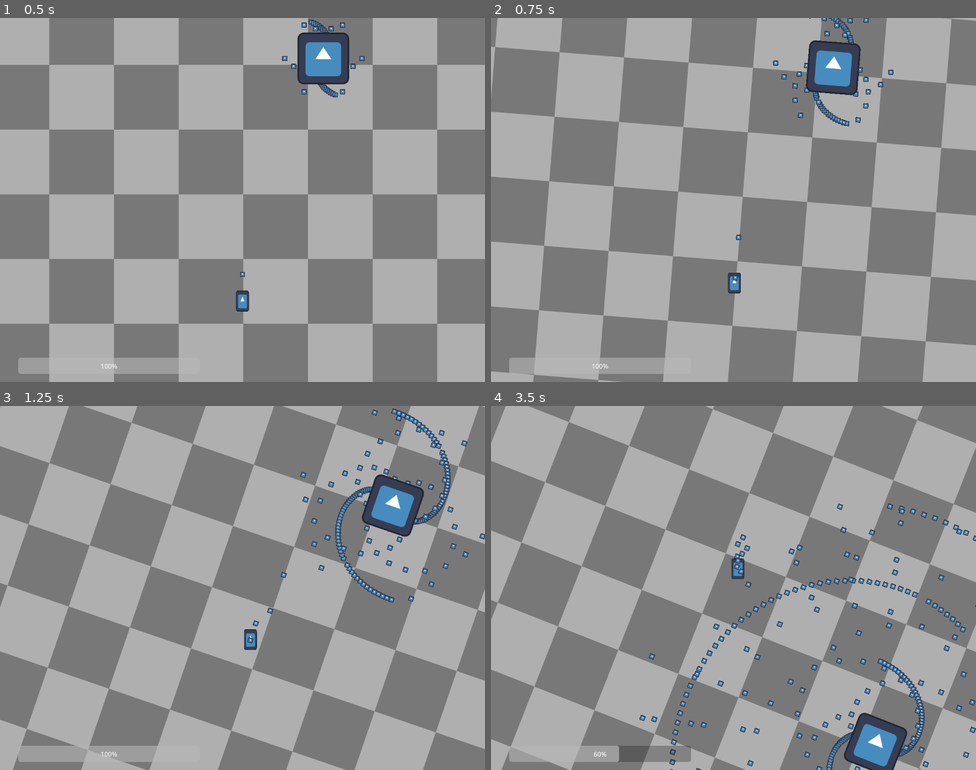
Above: before the commit, frames 1-4 (two rows, left to right).
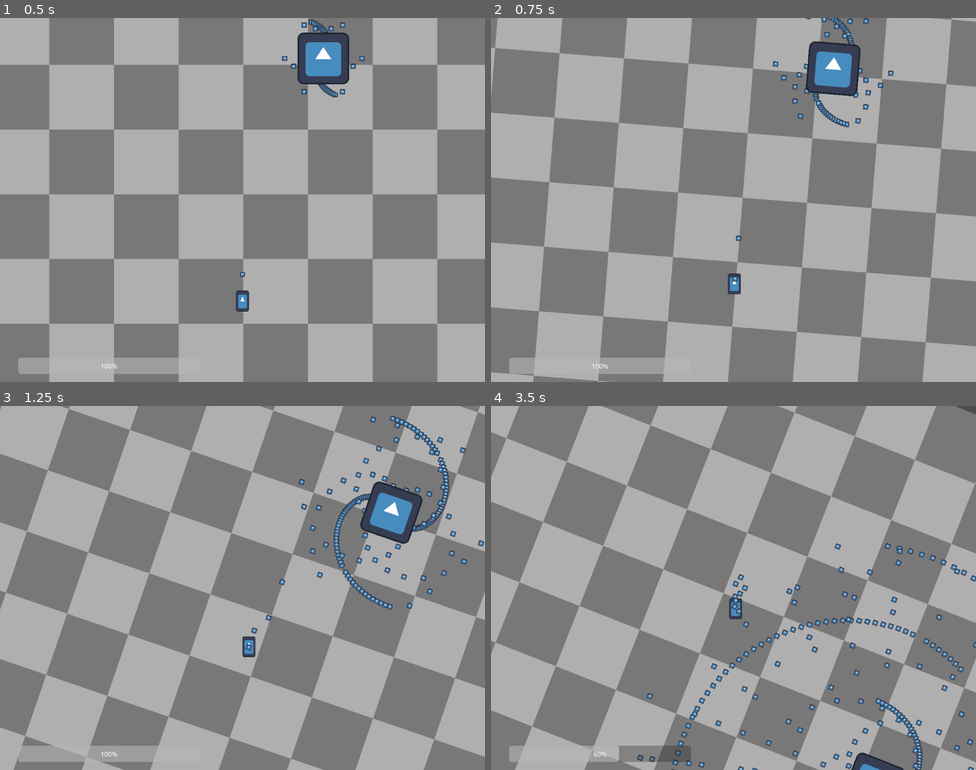
Above: after the commit, the same moments.

Repository: AustereTriceratops/BulletHellEngine
Game: Godot game, scene res://levels/level.tscn
Same seed, same stepped clock (60 frames per second), same inputs: the game is played once before the commit and once after it. The engine's default icon, where the game draws it, is replaced by a stand-in: a white triangle on a blue panel in a dark square.
Inputs (mouse positions are in pixels of both pictures, inside the frame that each line leads up to):
- Up to frame 1 (0.5 s): no input
- Up to frame 2 (0.75 s): move the mouse to (757, 200) at 0.52 s; hold W (player_up) from 0.53 s (still down); hold Q (look_left) from 0.53 s (still down)
- Up to frame 3 (1.25 s): keep holding W (player_up); keep holding Q (look_left)
- Up to frame 4 (3.5 s): keep holding W (player_up); move the mouse to (709, 588) at 1.27 s; release Q (look_left) at 1.28 s; tap E (look_right) at 1.35 s; move the mouse to (743, 580) at 2.02 s; hold Shift (shift) 2.03-2.78 s; move the mouse to (728, 595) at 2.77 s; tap Q (look_left) at 2.85 s

Frame 1 is identical in both runs. In frame 2, 2.1% of the frame differs, in the area x 0-100%, y 0-100%; in frame 3, 16%; in frame 4, 58%.

Commit message:
level select menu

Diff:
--- a/levels/level.gd
+++ b/levels/level.gd
@@ -21,13 +21,15 @@
 	pauseMenu.hide()
 
 func quit():
-	get_tree().quit()
+	get_tree().change_scene_to_file('res://ui/StartMenu.tscn')
 
 # ========================
 # ===== NODE METHODS =====
 # ========================
 
 func _ready():
+	resume()
+
 	pauseMenu.resume.connect(resume)
 	pauseMenu.quit.connect(quit)
 	var enemy = enemyScene.instantiate()
--- a/player/player.gd
+++ b/player/player.gd
@@ -5,9 +5,11 @@
 signal rotated(rotation: float)
 
 @export var bulletScene: PackedScene
-@onready var bulletNode = get_tree().get_root().get_node("Level").get_node("PlayerBullets")
 
-var particlesNode: Node
+@onready var levelNode = get_tree().get_root().get_node("Level")
+@onready var bulletNode = get_tree().get_root().get_node("Level/PlayerBullets")
+@onready var particlesNode = get_tree().get_root().get_node('Level/Particles')
+
 var cameraNode: Camera2D
 
 var speed = 250
@@ -35,7 +37,7 @@
 
 
 func handle_mouse_input(event):
-	if event is InputEventMouseMotion:
+	if event is InputEventMouseMotion and !levelNode.paused:
 		if event.relative.x > 0:
 			self.rotate(0.02)
 			rotated.emit(rotation)
@@ -46,9 +48,6 @@
 # ========================
 # ===== NODE METHODS =====
 # ========================
-
-func _ready():
-	particlesNode = get_tree().get_root().get_node('Level').get_node('Particles')
 
 func _process(delta):
 	var playerMoved = false
@@ -83,7 +82,7 @@
 		position += delta * speed * direction * speedMultiplier
 		moved.emit(position)
 
-	if playerRotated:
+	if playerRotated and !levelNode.paused:
 		rotated.emit(rotation)
 
 func _input(event):
--- a/player/playerCamera.gd
+++ b/player/playerCamera.gd
@@ -7,10 +7,6 @@
 # ========================
 # ==== CUSTOM METHODS ====
 # ========================
-
-func player_moved(playerPosition):
-	#position = playerPosition
-	pass
 
 func player_rotated(playerRotation):
 	offset = OFFSET_FROM_PLAYER.rotated(playerRotation)
@@ -26,4 +22,4 @@
 
 	offset = OFFSET_FROM_PLAYER
 	position_smoothing_enabled = true
-	position_smoothing_speed = 1
+	position_smoothing_speed = 1.5
--- /dev/null
+++ b/ui/StartMenu.gd
@@ -0,0 +1,13 @@
+extends Node
+
+
+func _on_start_pressed():
+	get_tree().change_scene_to_file("res://levels/level.tscn")
+
+
+func _on_options_pressed():
+	pass # Replace with function body.
+
+
+func _on_quit_pressed():
+	get_tree().quit()
--- /dev/null
+++ b/ui/StartMenu.tscn
@@ -0,0 +1,42 @@
+[gd_scene load_steps=2 format=3 uid="uid://gcjcjnvuvkd5"]
+
+[ext_resource type="Script" path="res://ui/StartMenu.gd" id="1_juegj"]
+
+[node name="StartMenu" type="Control"]
+layout_mode = 3
+anchors_preset = 15
+anchor_right = 1.0
+anchor_bottom = 1.0
+grow_horizontal = 2
+grow_vertical = 2
+script = ExtResource("1_juegj")
+
+[node name="VBoxContainer" type="VBoxContainer" parent="."]
+clip_contents = true
+layout_mode = 1
+anchors_preset = 4
+anchor_top = 0.5
+anchor_bottom = 0.5
+offset_left = 64.0
+offset_top = -130.0
+offset_right = 448.0
+offset_bottom = 126.0
+grow_vertical = 2
+alignment = 1
+
+[node name="Start" type="Button" parent="VBoxContainer"]
+layout_mode = 2
+text = "Start
+"
+
+[node name="Options" type="Button" parent="VBoxContainer"]
+layout_mode = 2
+text = "Options"
+
+[node name="Quit" type="Button" parent="VBoxContainer"]
+layout_mode = 2
+text = "Quit"
+
+[connection signal="pressed" from="VBoxContainer/Start" to="." method="_on_start_pressed"]
+[connection signal="pressed" from="VBoxContainer/Options" to="." method="_on_options_pressed"]
+[connection signal="pressed" from="VBoxContainer/Quit" to="." method="_on_quit_pressed"]
